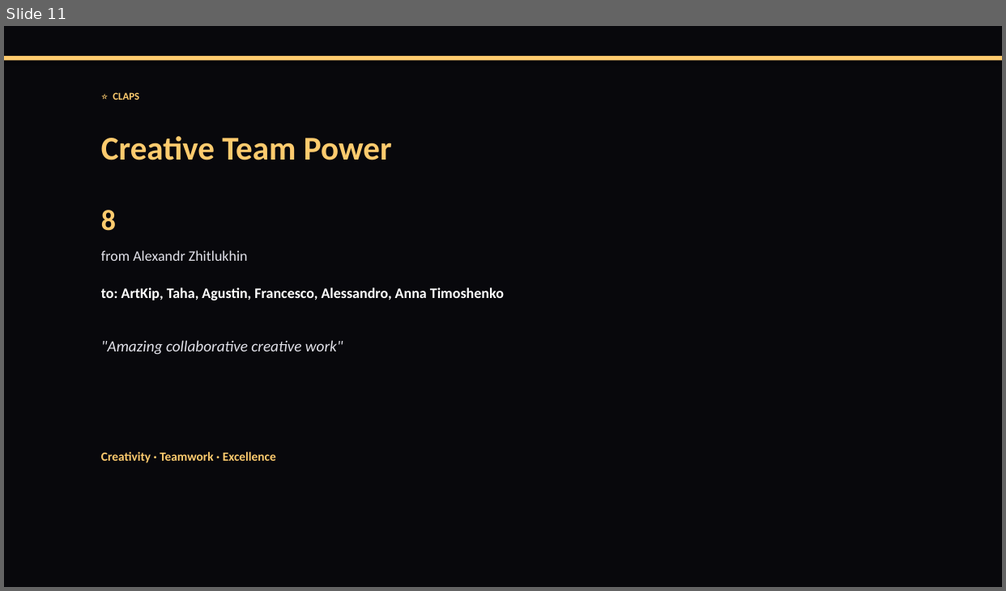
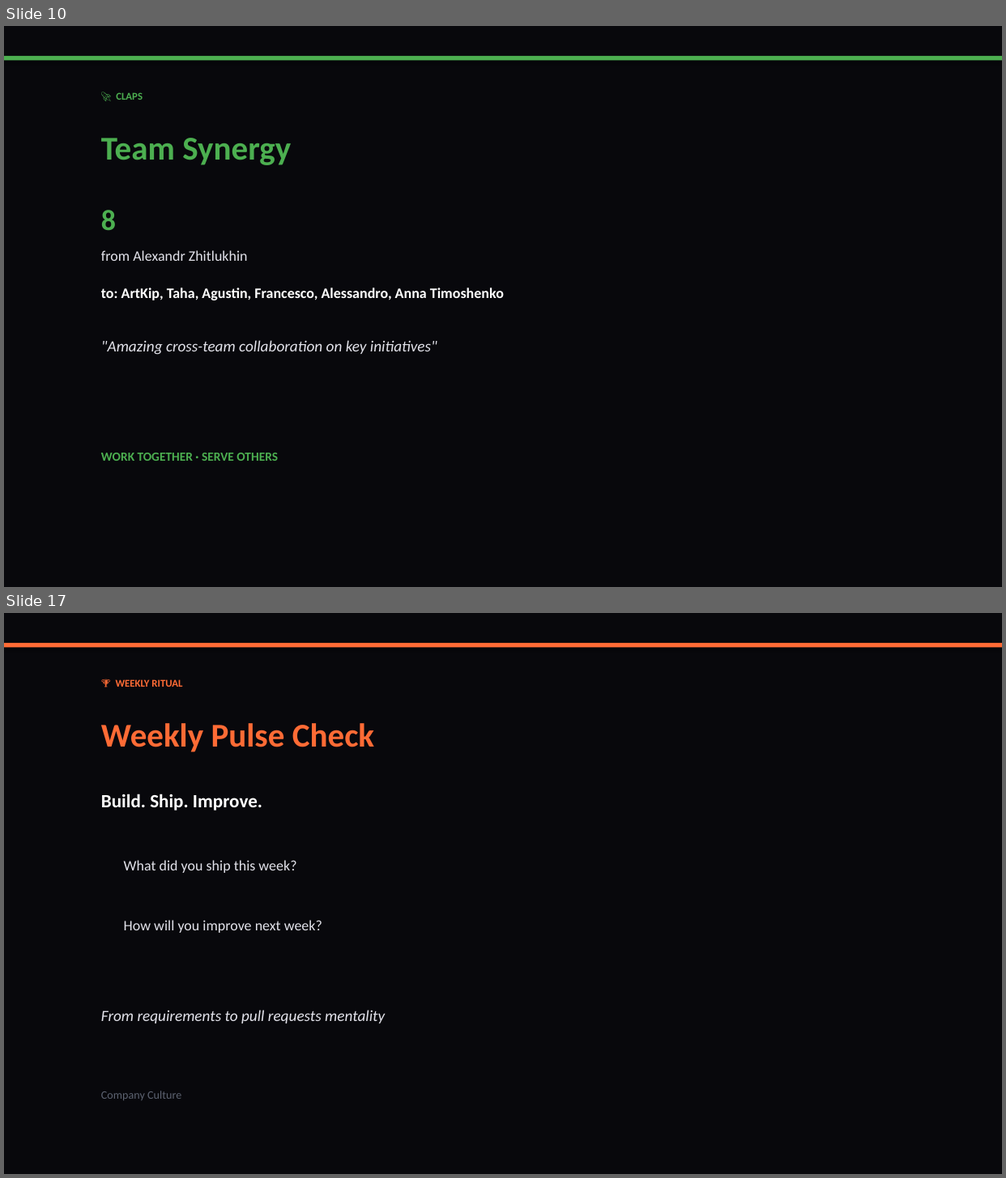
Before and after one commit to liliyagarifullina-maker/appodeal-pulse, a slide deck: data/archive/pulse_2026-03-12.pptx. Shown one above the other, each under a label of ours: slide 11 before the commit, slides 10 and 17 after it; the slides between them are not shown. The pictures are 1006x591 and 1006x1178 pixels, drawn with LibreOffice and Linux fonts; fonts in the diff are those of the drawing. Boxes give left, top, right and bottom in pixels: in the first picture for what was removed or moved away, otherwise in the second. Text is boxed around its words. In the diff, an @@ line names an element or a change of style, - is before the commit and + after.

Commit message:
📰 Pulse update 2026-03-12

```diff
--- a/data/archive/pulse_2026-03-12.pptx
+++ b/data/archive/pulse_2026-03-12.pptx
@@ slide 17 added at [4,613,1002,1174], background #08080C @@
@@ rectangle added at [4,643,1002,648], fill #FF6B35 @@
@@ text added at [116,679,182,687], 10 pt, text #FF6B35, bold @@
+🏆 WEEKLY RITUAL
@@ text added at [101,723,374,752], 32 pt, text #FF6B35, bold @@
+Weekly Pulse Check
@@ text added at [101,794,262,811], 18 pt, text #FFFFFF, bold @@
+Build. Ship. Improve.
@@ text added at [124,860,296,873], 14 pt, text #E2E2EA @@
+What did you ship this week?
@@ text added at [124,920,322,933], 14 pt, text #E2E2EA @@
+How will you improve next week?
@@ text added at [101,1010,385,1024], 15 pt, text #E2E2EA, italic @@
+From requirements to pull requests mentality
@@ text added at [101,1091,181,1101], 11 pt, text #5C6270 @@
+Company Culture
@@ what was slide 11 is now slide 10 @@
@@ slide 10 changed as well @@
@@ rectangle at [4,56,1002,61]: fill #FDCB6E to #4CAF50 @@
@@ text at [116,92,143,100]: text changed; text colour #FDCB6E to #4CAF50 @@
-⭐ CLAPS
+🚀 CLAPS
@@ text at [101,138,291,165]: text changed; text colour #FDCB6E to #4CAF50 @@
-Creative Team Power
+Team Synergy
@@ text "8" at [101,210,116,230]: text colour #FDCB6E to #4CAF50 @@
@@ text at [101,340,437,355]: text changed @@
-"Amazing collaborative creative work"
+"Amazing cross-team collaboration on key initiatives"
@@ text at [101,453,278,461]: text changed; text colour #FDCB6E to #4CAF50 @@
-Creativity · Teamwork · Excellence
+WORK TOGETHER · SERVE OTHERS
```
Also in this commit, not shown: 13 other slides changed, 1 other slide added, 3 slides removed, 2 other files.
